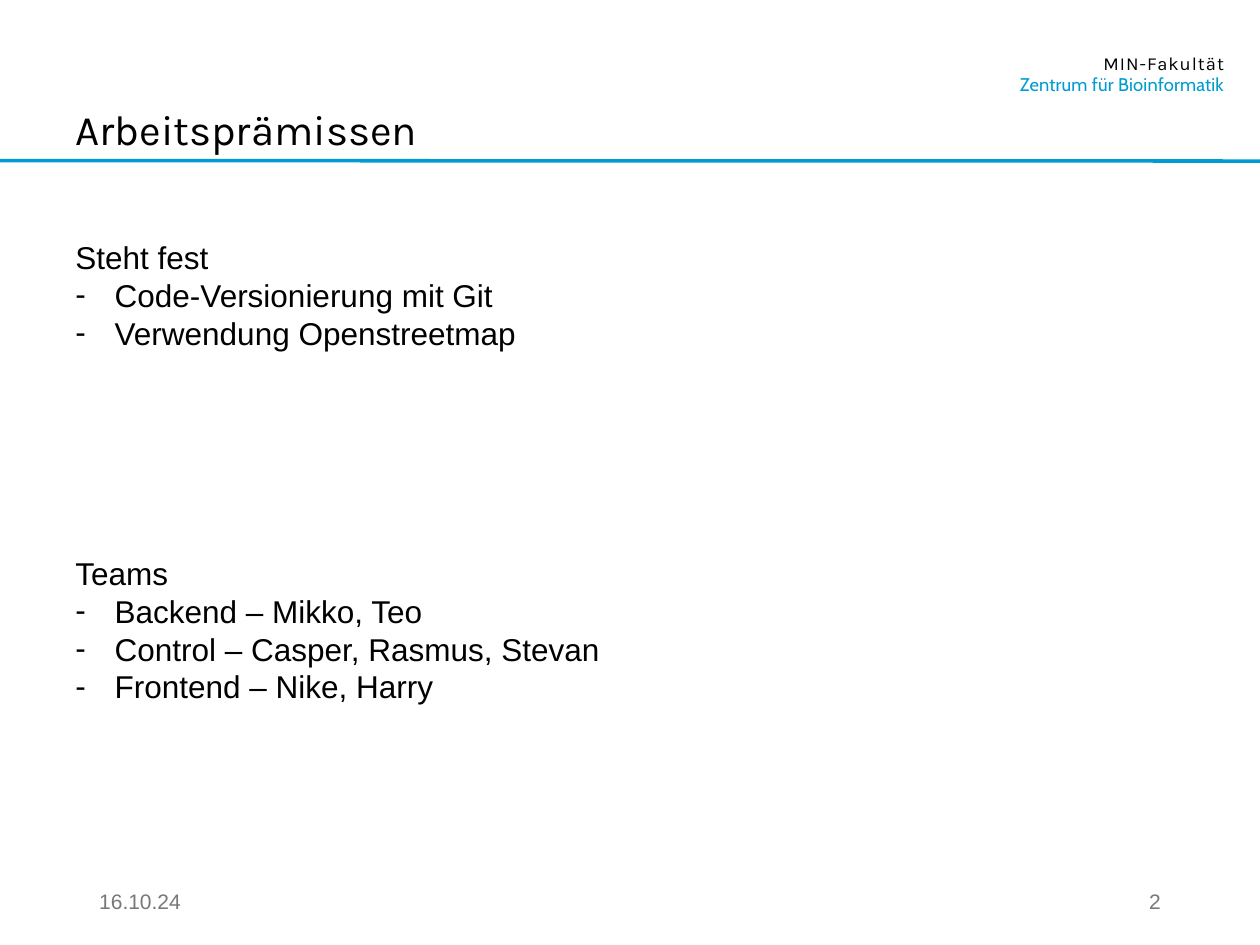
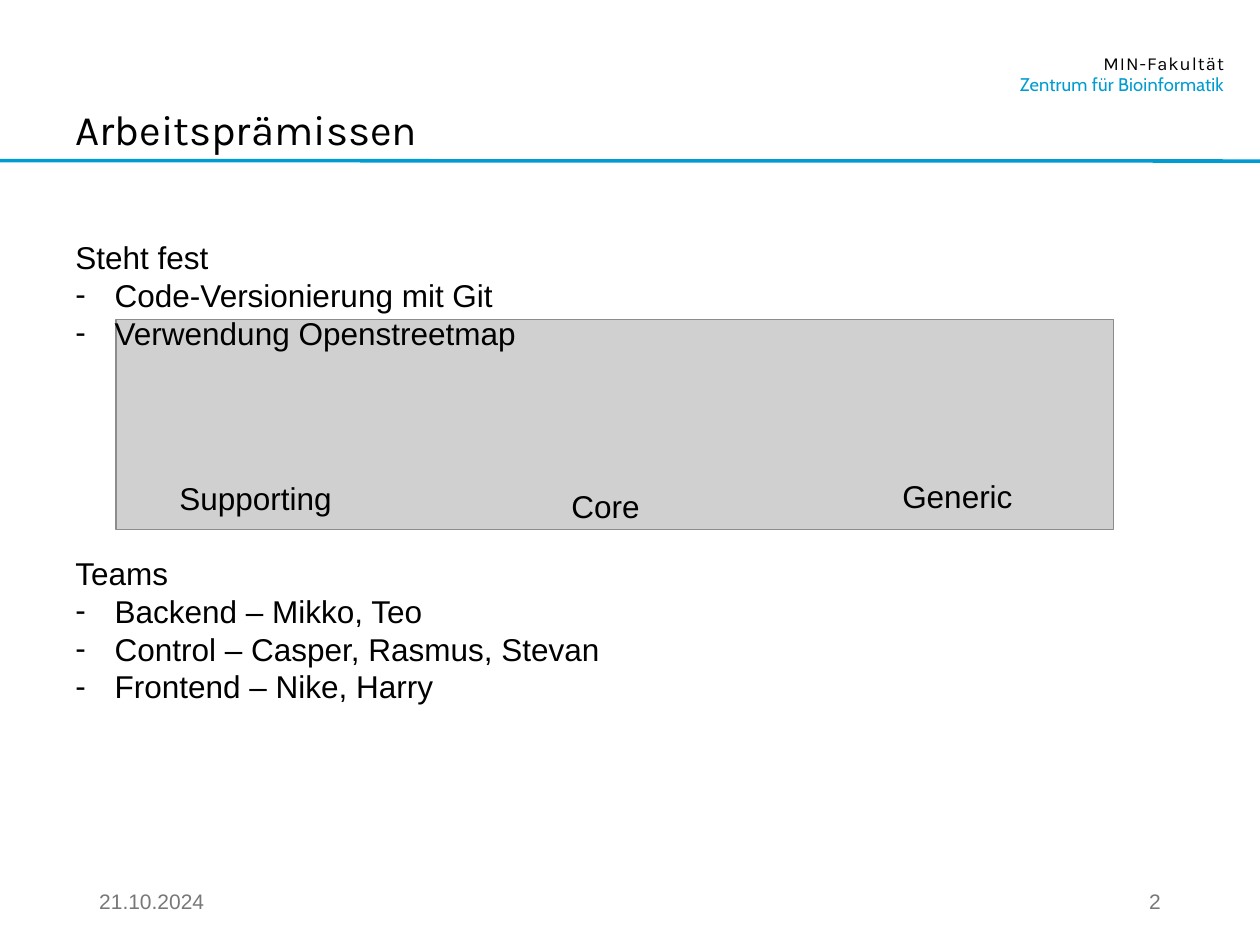
Before and after one commit to Mikkoko112/TLDHamburg, a slide deck: slide 3 of CiS-Projekt.pptx. Drawn at 1260x945 pixels with LibreOffice and Linux fonts; fonts in the diff are those of the drawing; grey boxes stand for pictures; background and template pictures are left out. Boxes give left, top, right and bottom in pixels: in the first picture for what was removed or moved away, otherwise in the second. Text is boxed around its words. In the diff, an @@ line names an element or a change of style, - is before the commit and + after.

```diff
--- a/CiS-Projekt.pptx
+++ b/CiS-Projekt.pptx
@@ picture added at (116, 319, 1114, 529) @@
@@ text added at (179, 487, 331, 516), 18 pt, text #000000 @@
+Supporting
@@ text added at (571, 496, 639, 519), 18 pt, text #000000 @@
+Core
@@ text added at (902, 485, 1012, 509), 18 pt, text #000000 @@
+Generic
@@ text at (99, 894, 204, 909): text changed @@
-16.10.24
+21.10.2024
```
Also in this commit, not shown: 5 other slides changed, 6 slides added.
